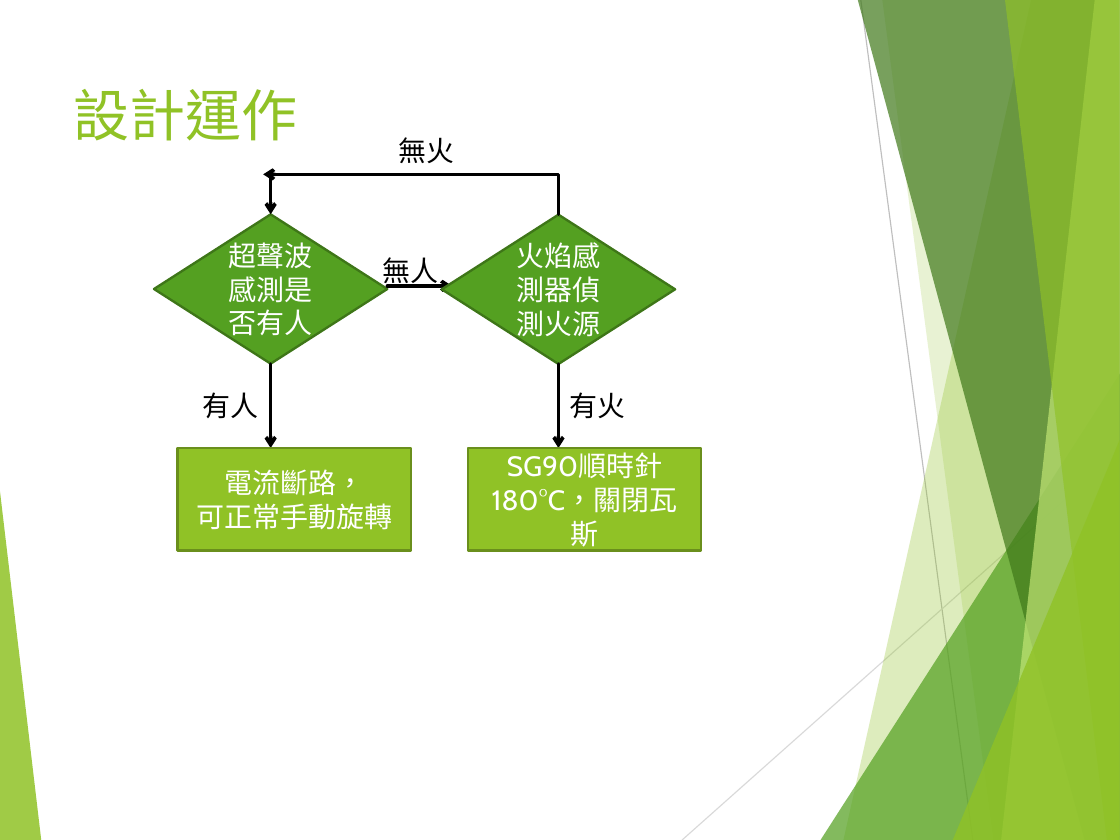
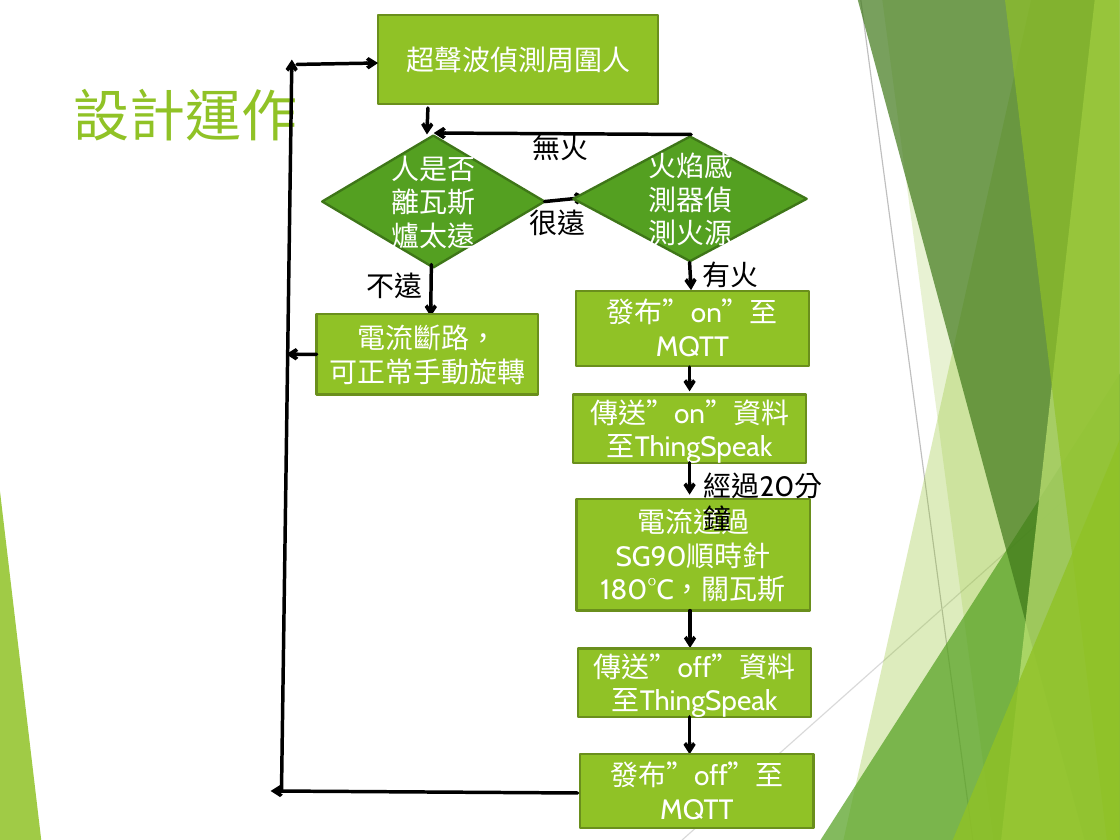
Before and after one commit to pupipaoo/Project-Gas-Emergency-switch, a slide deck: slide 6 of PPT/GasEmergenceSwitch.pptx. Drawn at 1120x840 pixels with LibreOffice and Linux fonts; fonts in the diff are those of the drawing. Boxes give left, top, right and bottom in pixels: in the first picture for what was removed or moved away, otherwise in the second. Text is boxed around its words. In the diff, an @@ line names an element or a change of style, - is before the commit and + after.

```diff
--- a/PPT/GasEmergenceSwitch.pptx
+++ b/PPT/GasEmergenceSwitch.pptx
@@ rectangle added at (x1=379, y1=15, x2=659, y2=103), fill #90C226, outline #6B901C 1.5 pt, 18 pt, text #FFFFFF @@
+超聲波偵測周圍人
@@ arrow added from (281, 791) to (292, 59), #000000 2.25 pt @@
@@ arrow added from (297, 65) to (379, 63), #000000 2.25 pt @@
@@ arrow moved from (271, 177) - (271, 214) to (428, 108) - (427, 134) @@
@@ diamond "人是否離瓦斯爐太遠" resized from (x1=155, y1=214, x2=388, y2=363) to (x1=323, y1=136, x2=545, y2=268) @@
@@ arrow added from (691, 134) to (433, 133), #000000 2.25 pt @@
@@ text "無火" moved from (x1=398, y1=137, x2=454, y2=163) to (x1=533, y1=132, x2=589, y2=160) @@
@@ diamond "火焰感測器偵測火源" resized from (x1=441, y1=215, x2=674, y2=364) to (x1=573, y1=137, x2=806, y2=261) @@
@@ elbow arrow removed from (559, 214) to (263, 175) @@
@@ text in diamond at (x1=391, y1=151, x2=475, y2=254): text changed @@
-超聲波感測是否有人
+人是否離瓦斯爐太遠
@@ text at (x1=529, y1=205, x2=585, y2=236): text changed @@
-無人
+很遠
@@ arrow moved from (388, 286) - (452, 286) to (544, 202) - (586, 197) @@
@@ arrow moved from (271, 364) - (271, 448) to (431, 264) - (431, 317) @@
@@ arrow moved from (559, 364) - (559, 448) to (690, 262) - (691, 290) @@
@@ text "有火" rewrapped from (x1=570, y1=392, x2=626, y2=418) to (x1=702, y1=261, x2=758, y2=293) @@
@@ text added at (x1=366, y1=272, x2=422, y2=299), 18 pt, text #000000 @@
+不遠
@@ rectangle added at (x1=576, y1=291, x2=809, y2=365), fill #90C226, outline #6B901C 1.5 pt, 18 pt, text #FFFFFF @@
+發布”on”至MQTT
@@ rectangle "電流斷路，" resized from (x1=177, y1=448, x2=410, y2=551) to (x1=317, y1=315, x2=539, y2=395) @@
@@ arrow added from (317, 354) to (287, 354), #000000 2.25 pt @@
@@ arrow added from (690, 367) to (690, 391), #000000 2.25 pt @@
@@ text removed at (x1=203, y1=392, x2=259, y2=418) @@
-有人
@@ rectangle added at (x1=573, y1=394, x2=806, y2=463), fill #90C226, outline #6B901C 1.5 pt, 18 pt, text #FFFFFF @@
+傳送”on”資料至ThingSpeak
@@ arrow added from (690, 463) to (690, 495), #000000 2.25 pt @@
@@ text added at (x1=704, y1=472, x2=823, y2=504), 18 pt, text #000000 @@
+經過20分鐘
@@ rectangle "電流通過" resized from (x1=468, y1=448, x2=701, y2=551) to (x1=577, y1=500, x2=810, y2=610) @@
@@ text in rectangle at (x1=600, y1=505, x2=786, y2=602): text changed @@
-SG90順時針180°C，關閉瓦斯
+電流通過
+SG90順時針180°C，關瓦斯
@@ arrow added from (690, 610) to (690, 648), #000000 2.25 pt @@
@@ rectangle added at (x1=578, y1=648, x2=811, y2=717), fill #90C226, outline #6B901C 1.5 pt, 18 pt, text #FFFFFF @@
+傳送”off”資料至ThingSpeak
@@ arrow added from (690, 717) to (690, 754), #000000 2.25 pt @@
@@ rectangle added at (x1=580, y1=754, x2=813, y2=828), fill #90C226, outline #6B901C 1.5 pt, 18 pt, text #FFFFFF @@
+發布”off”至MQTT
@@ arrow added from (578, 793) to (271, 791), #000000 2.25 pt @@
```
Also in this commit, not shown: 1 other slide changed.
